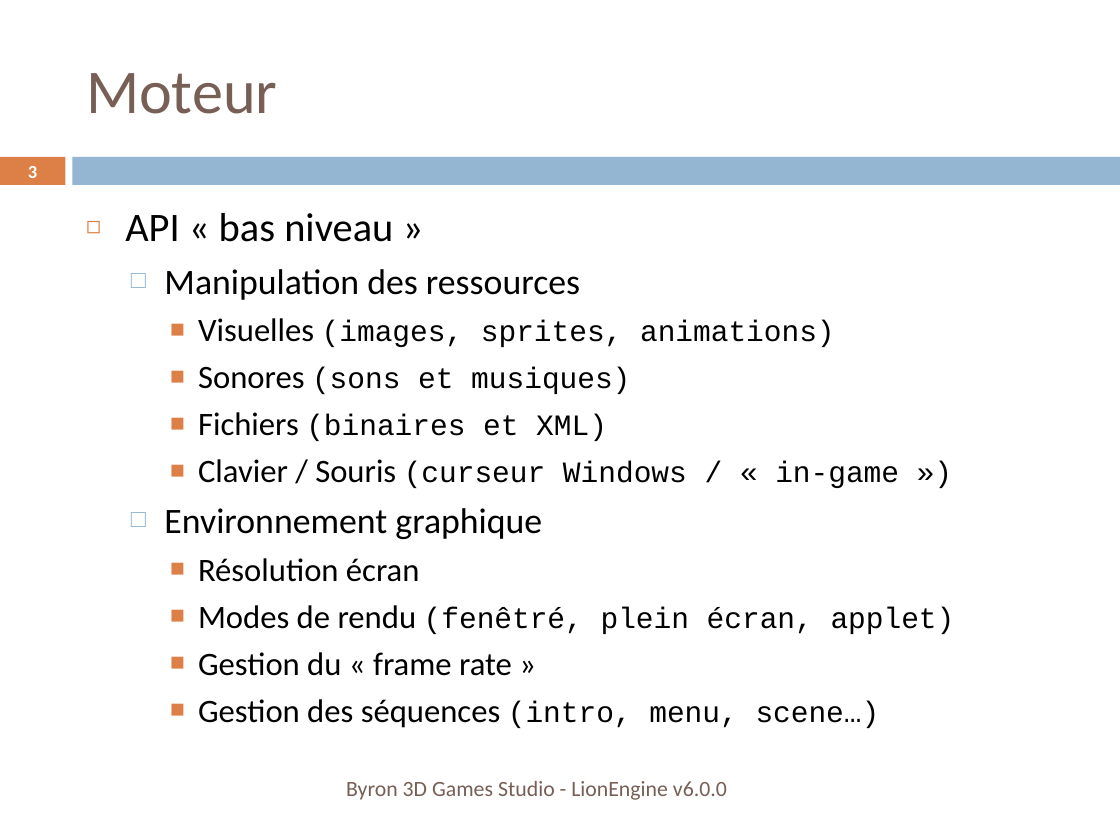
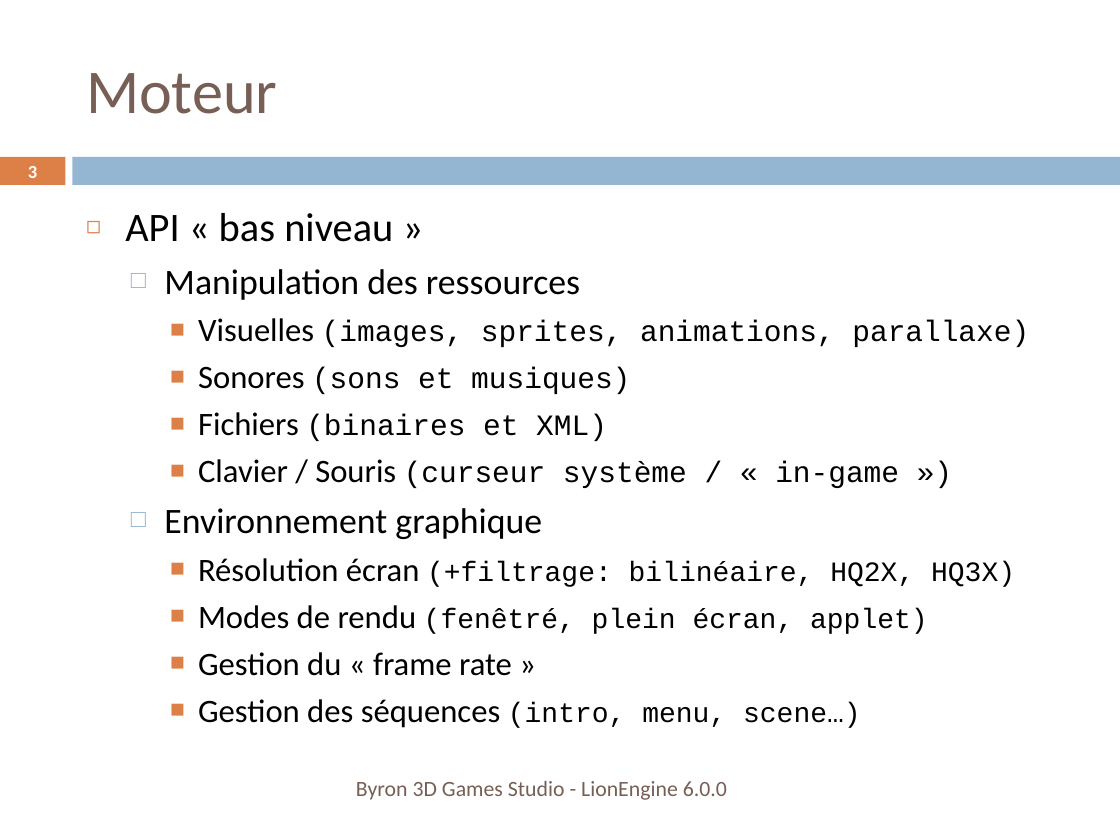
Before and after one commit to b3dgs/lionengine, a slide deck: slide 3 of doc/src/lionengine.pptx. Drawn at 1120x840 pixels with LibreOffice and Linux fonts; fonts in the diff are those of the drawing. Boxes give left, top, right and bottom in pixels: in the first picture for what was removed or moved away, otherwise in the second. Text is boxed around its words. In the diff, an @@ line names an element or a change of style, - is before the commit and + after.

```diff
--- a/doc/src/lionengine.pptx
+++ b/doc/src/lionengine.pptx
@@ text at (198,318,1029,347): text changed @@
-    ■ Visuelles (images, sprites, animations)
+    ■ Visuelles (images, sprites, animations, parallaxe)
@@ text at (198,459,899,488): text changed @@
-    ■ Clavier / Souris (curseur Windows / « in-game »)
+    ■ Clavier / Souris (curseur système / « in-game »)
@@ text at (198,558,1015,587): text changed; size 21 to 18 pt; font Calibri to Courier New @@
-    ■ Résolution écran
+    ■ Résolution écran (+filtrage: bilinéaire, HQ2X, HQ3X)
@@ text at (198,605,928,728): size 19 to 18 pt in "(fenêtré, plein écran, applet)", "(intro, menu, scene…)" @@
@@ text at (356,781,727,800): text changed @@
-Byron 3D Games Studio - LionEngine v6.0.0
+Byron 3D Games Studio - LionEngine 6.0.0
```
Also in this commit, not shown: 45 other slides changed, 12 other files.
